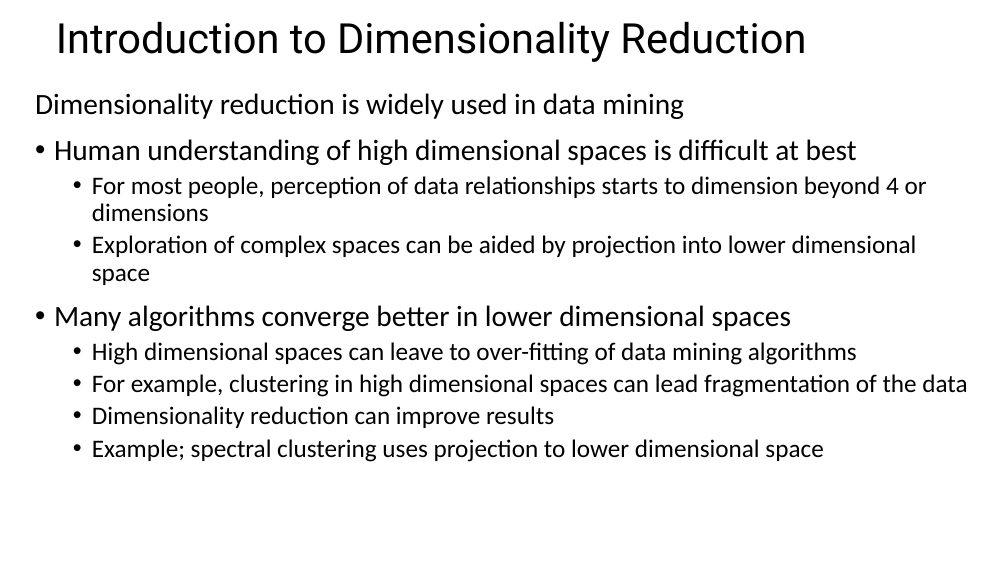
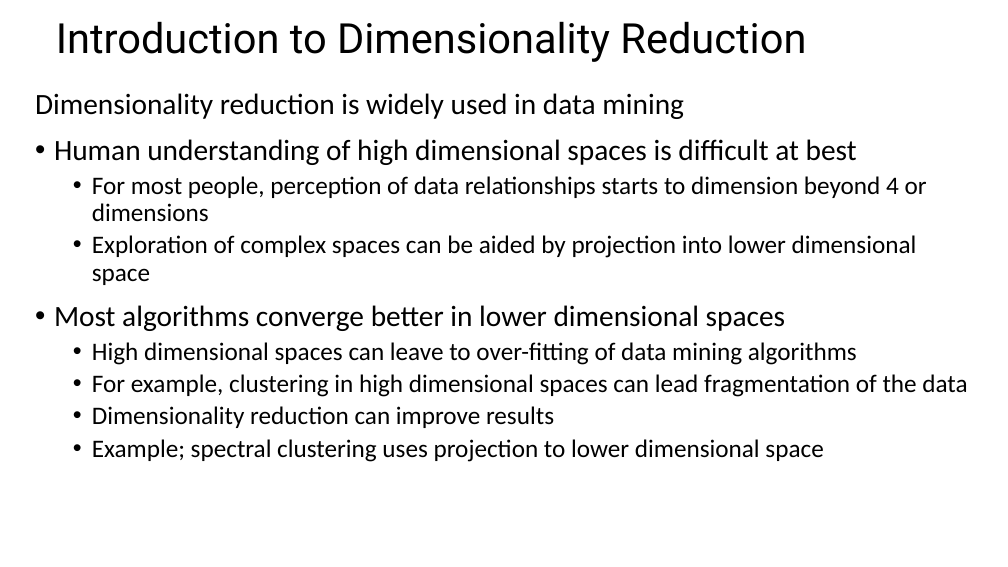
Before and after one commit to StephenElston/CSCI-E-108, a slide deck: slide 2 of slides/7_DimensionalityReduction.pptx. Drawn at 1008x567 pixels with LibreOffice and Linux fonts; fonts in the diff are those of the drawing. Boxes give left, top, right and bottom in pixels: in the first picture for what was removed or moved away, otherwise in the second. Text is boxed around its words. In the diff, an @@ line names an element or a change of style, - is before the commit and + after.

```diff
--- a/slides/7_DimensionalityReduction.pptx
+++ b/slides/7_DimensionalityReduction.pptx
@@ text at [54, 305, 785, 331]: text changed @@
-• Many algorithms converge better in lower dimensional spaces
+• Most algorithms converge better in lower dimensional spaces
```
Also in this commit, not shown: 3 other slides changed, 1 slide removed.
